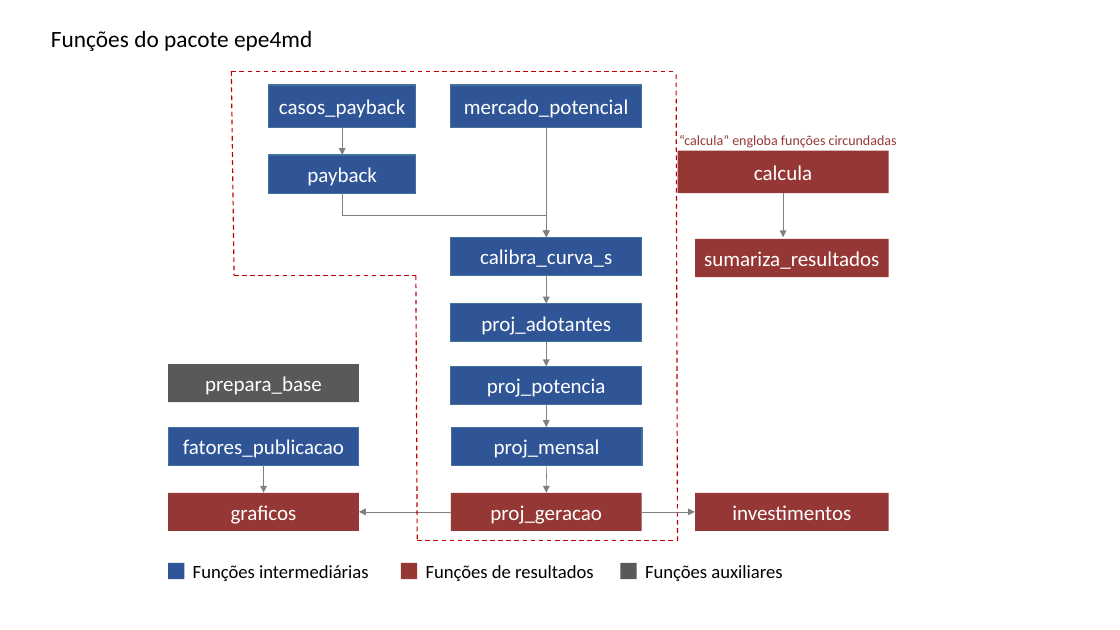
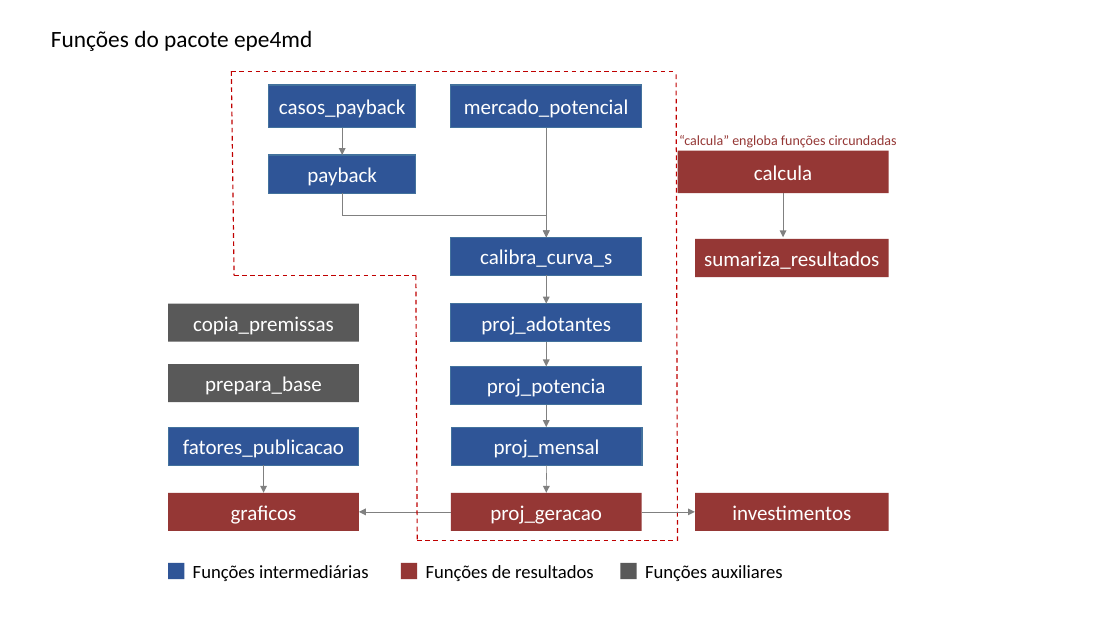
Before and after one commit to EPE-GOV-BR/epe4md, a slide deck: slide 1 of metodologia/fluxo_funcoes.pptx. Drawn at 1120x630 pixels with LibreOffice and Linux fonts; fonts in the diff are those of the drawing. Boxes give left, top, right and bottom in pixels: in the first picture for what was removed or moved away, otherwise in the second. Text is boxed around its words. In the diff, an @@ line names an element or a change of style, - is before the commit and + after.

Commit message:
novo logo e atualização vinheta com digrama atualizado com nova função copia_premissas

```diff
--- a/metodologia/fluxo_funcoes.pptx
+++ b/metodologia/fluxo_funcoes.pptx
@@ rectangle added at (x1=168, y1=303, x2=359, y2=341), fill #595959, 18 pt, text #FFFFFF @@
+copia_premissas
```
Also in this commit, not shown: 3 other files.
